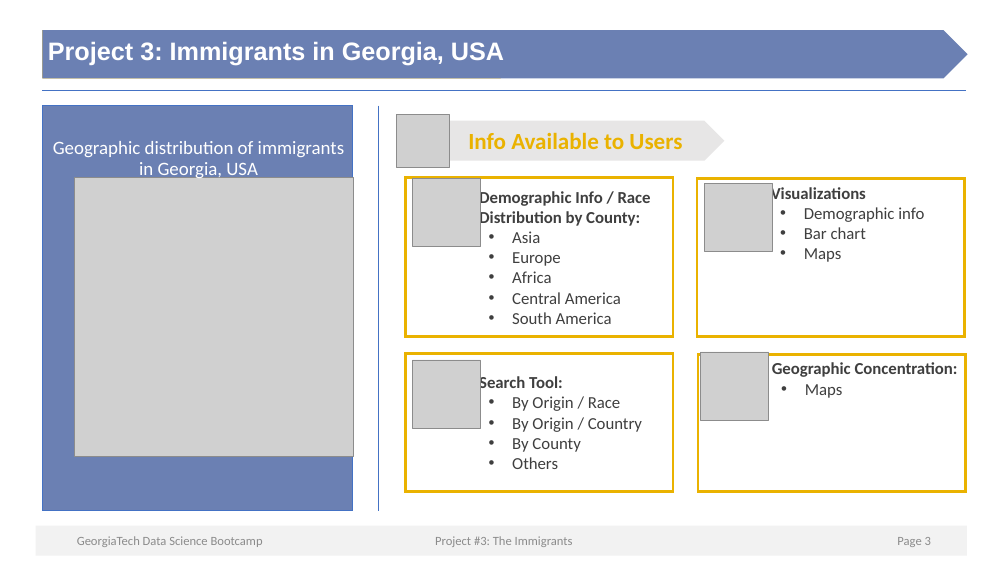
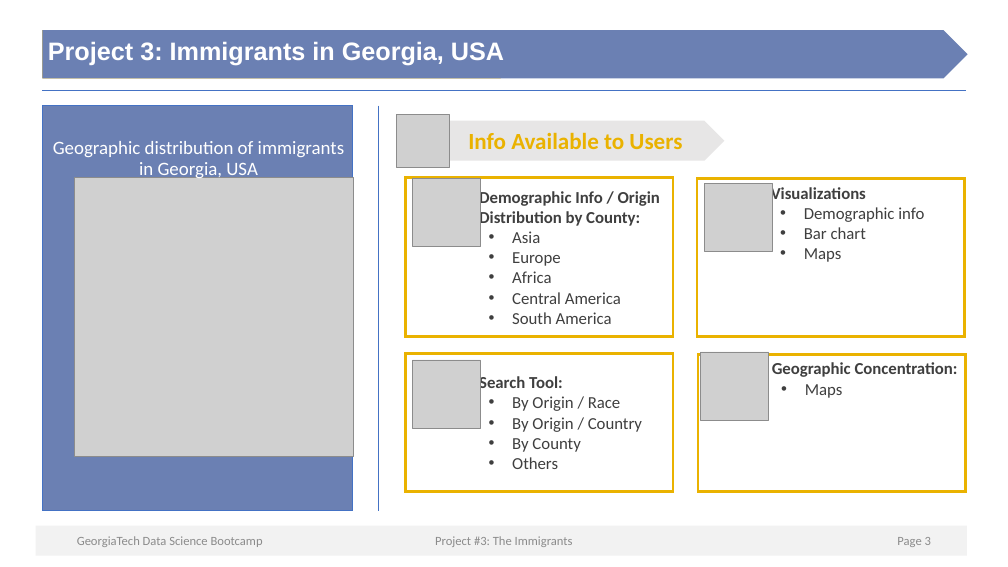
Before and after one commit to aohhppi/Project_3, a slide deck: slide 3 of Project 3 - Presentation Material.pptx. Drawn at 1008x567 pixels with LibreOffice and Linux fonts; fonts in the diff are those of the drawing; grey boxes stand for pictures. Boxes give left, top, right and bottom in pixels: in the first picture for what was removed or moved away, otherwise in the second. Text is boxed around its words. In the diff, an @@ line names an element or a change of style, - is before the commit and + after.

```diff
--- a/Project 3 - Presentation Material.pptx
+++ b/Project 3 - Presentation Material.pptx
@@ text in rectangle at box(479, 189, 660, 227): text changed @@
-    Demographic Info / Race Distribution by County:
+    Demographic Info / Origin Distribution by County:
```
Also in this commit, not shown: 2 other slides changed.
